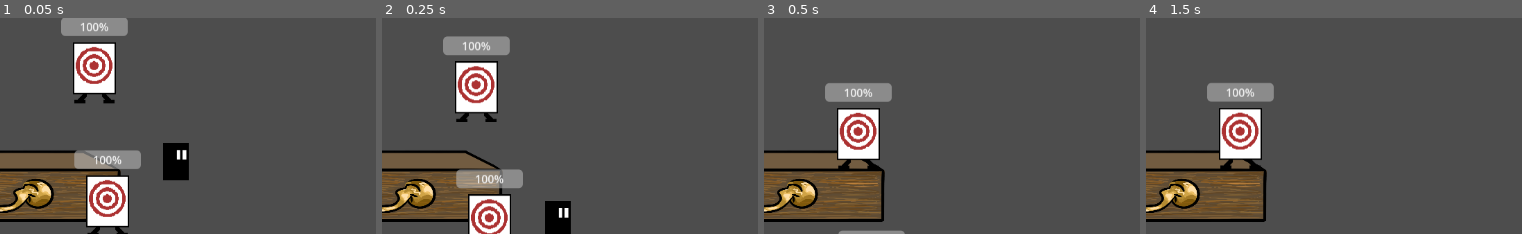
Above: before the commit, frames 1-4 (left to right).
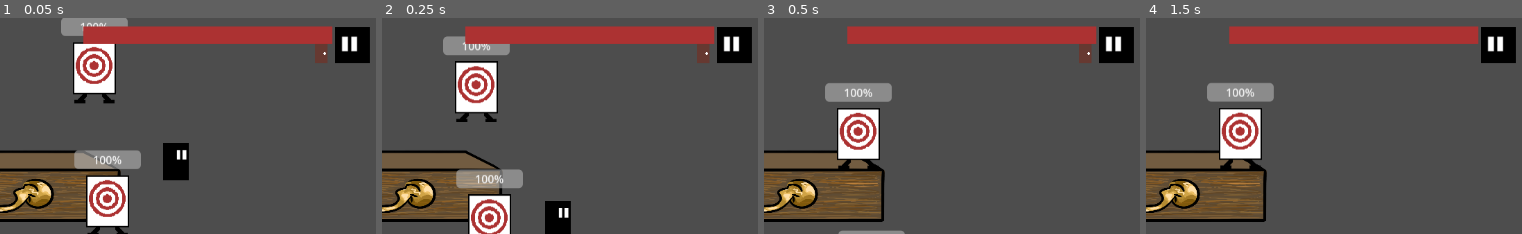
Above: after the commit, the same moments.

Repository: javiermarhuich/videojuego-portonazo
Game: Godot game, scene res://test_nivel.tscn
Same seed, same stepped clock (60 frames per second), same inputs: the game is played once before the commit and once after it.
Inputs:
- Up to frame 1 (0.05 s): no input
- Up to frame 2 (0.25 s): no input
- Up to frame 3 (0.5 s): no input
- Up to frame 4 (1.5 s): tap Enter at 1.25 s
The pictures show only the part of the screen within x 50-100%, y 2-52%; the shares and areas given below are measured in that part.

The runs differ from the first frame. In frame 1, 7.3% of the frame differs, in the area x 22-99%, y 3-21%; in frame 2, 7.3%; in frame 3, 7.3%; in frame 4, 7.1%.

Commit message:
add bar for 2nd player

Diff:
--- a/test_nivel.tscn
+++ b/test_nivel.tscn
@@ -82,7 +82,37 @@
 offset_bottom = 51.0
 player = NodePath("../../../Nivel_jugable/Jugador1")
 
+[node name="Control2" type="Control" parent="HUD" node_paths=PackedStringArray("jugador_angel", "angel_door")]
+layout_mode = 3
+anchors_preset = 15
+anchor_right = 1.0
+anchor_bottom = 1.0
+grow_horizontal = 2
+grow_vertical = 2
+script = ExtResource("4_eit4f")
+jugador_angel = NodePath("../../Nivel_jugable/Jugador2")
+angel_door = NodePath("HudDoorIcon")
+
+[node name="HudDoorIcon" type="Sprite2D" parent="HUD/Control2"]
+position = Vector2(1037, 70)
+texture = ExtResource("4_7ul0h")
+
+[node name="CharacterIcon" type="Sprite2D" parent="HUD/Control2"]
+position = Vector2(1082, 58)
+scale = Vector2(1.66667, 1.75)
+texture = ExtResource("5_eit4f")
+flip_h = true
+
+[node name="TextureProgressBar" parent="HUD/Control2" node_paths=PackedStringArray("player") instance=ExtResource("4_5snua")]
+layout_mode = 0
+offset_left = 694.0
+offset_top = 31.0
+offset_right = 1053.0
+offset_bottom = 56.0
+player = NodePath("../../../Nivel_jugable/Jugador2")
+
 [node name="Game_Over" type="CanvasLayer" parent="."]
+visible = false
 script = ExtResource("9_01j55")
 
 [node name="Panel" type="Panel" parent="Game_Over"]
